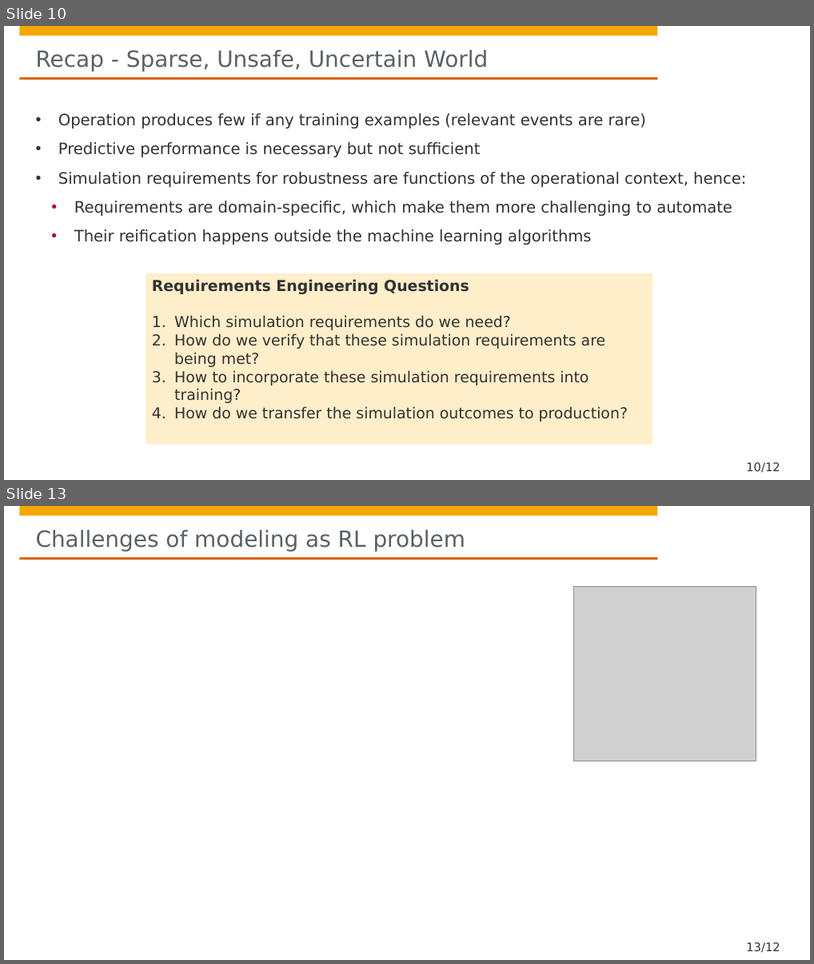
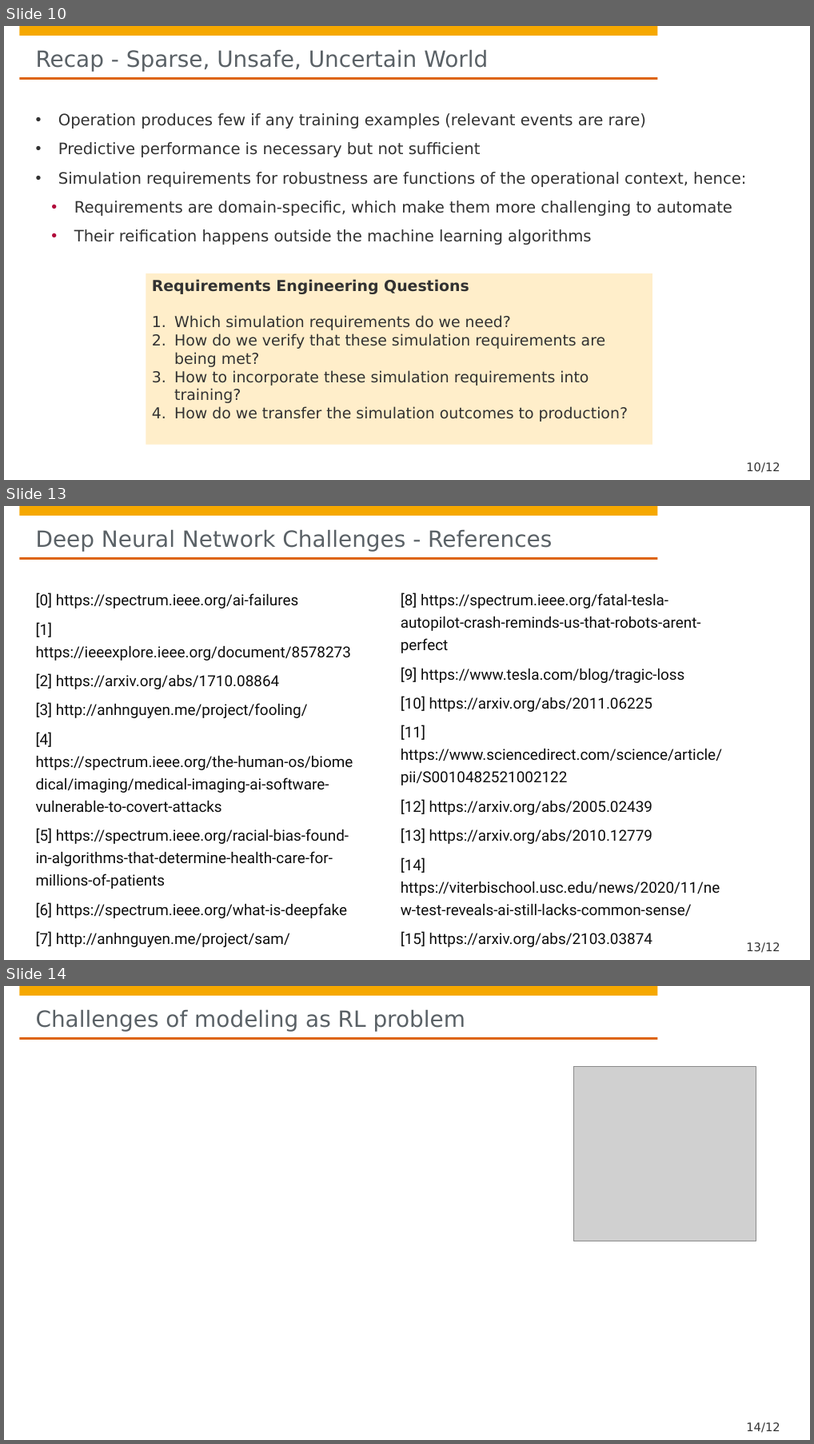
Before and after one commit to hpi-sam/Adversarial-Digital-Twins, a slide deck: slides/6. Safe RL.pptx. Shown one above the other, each under a label of ours: slides 10 and 13 before the commit, slides 10, 13 and 14 after it; the slides between them are not shown. The pictures are 814x964 and 814x1444 pixels, drawn with LibreOffice and Linux fonts; fonts in the diff are those of the drawing; grey boxes stand for pictures; background and template pictures are left out. Boxes give left, top, right and bottom in pixels: in the first picture for what was removed or moved away, otherwise in the second. Text is boxed around its words. In the diff, an @@ line names an element or a change of style, - is before the commit and + after.

Commit message:
Added slide with references

```diff
--- a/slides/6. Safe RL.pptx
+++ b/slides/6. Safe RL.pptx
@@ slide 13 added at (4, 506, 810, 960), background #FFFFFF; not listed: 5 template elements that a slide beside it also shows @@
@@ title added at (36, 530, 552, 552), 26.7 pt, text #5A6166 @@
+Deep Neural Network Challenges - References
@@ text added at (36, 592, 354, 918), 18 pt, text #0D0D0D @@
+[0] https://spectrum.ieee.org/ai-failures
+[1] https://ieeexplore.ieee.org/document/8578273
+[2] https://arxiv.org/abs/1710.08864
+[3] http://anhnguyen.me/project/fooling/
+[4] https://spectrum.ieee.org/the-human-os/biomedical/imaging/medical-imaging-ai-software-vulnerable-to-covert-attacks
+[5] https://spectrum.ieee.org/racial-bias-found-in-algorithms-that-determine-health-care-for-millions-of-patients
+[6] https://spectrum.ieee.org/what-is-deepfake
+[7] http://anhnguyen.me/project/sam/
@@ text added at (401, 592, 722, 947), 18 pt, text #0D0D0D @@
+[8] https://spectrum.ieee.org/fatal-tesla-autopilot-crash-reminds-us-that-robots-arent-perfect
+[9] https://www.tesla.com/blog/tragic-loss
+[10] https://arxiv.org/abs/2011.06225
+[11] https://www.sciencedirect.com/science/article/pii/S0010482521002122
+[12] https://arxiv.org/abs/2005.02439
+[13] https://arxiv.org/abs/2010.12779
+[14] https://viterbischool.usc.edu/news/2020/11/new-test-reveals-ai-still-lacks-common-sense/
+[15] https://arxiv.org/abs/2103.03874
@@ what was slide 13 is now slide 14 @@
@@ page number at (746, 1422, 780, 1432): text changed @@
-13/12
+14/12
```
Also in this commit, not shown: 1 other file.
